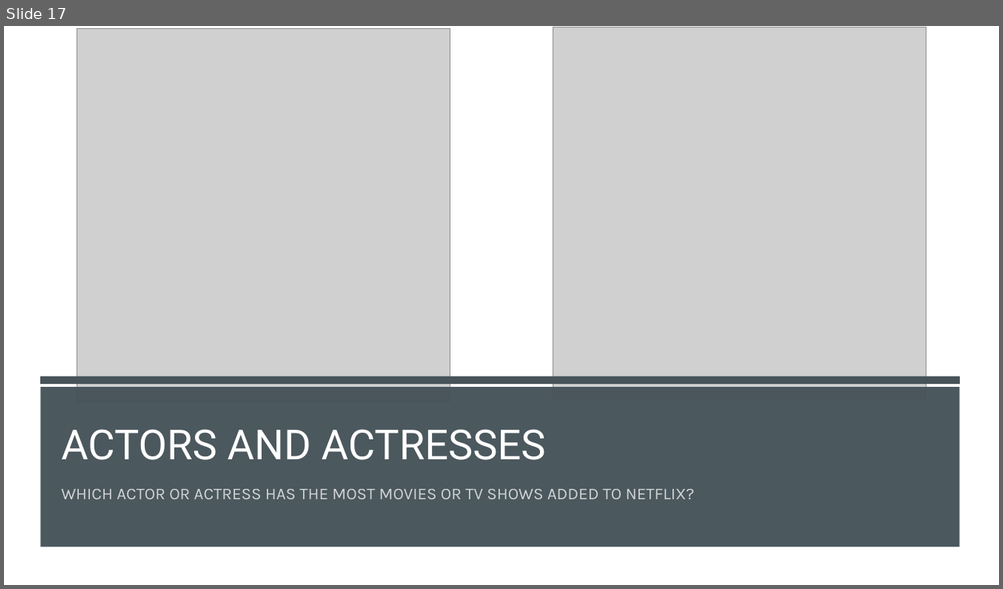
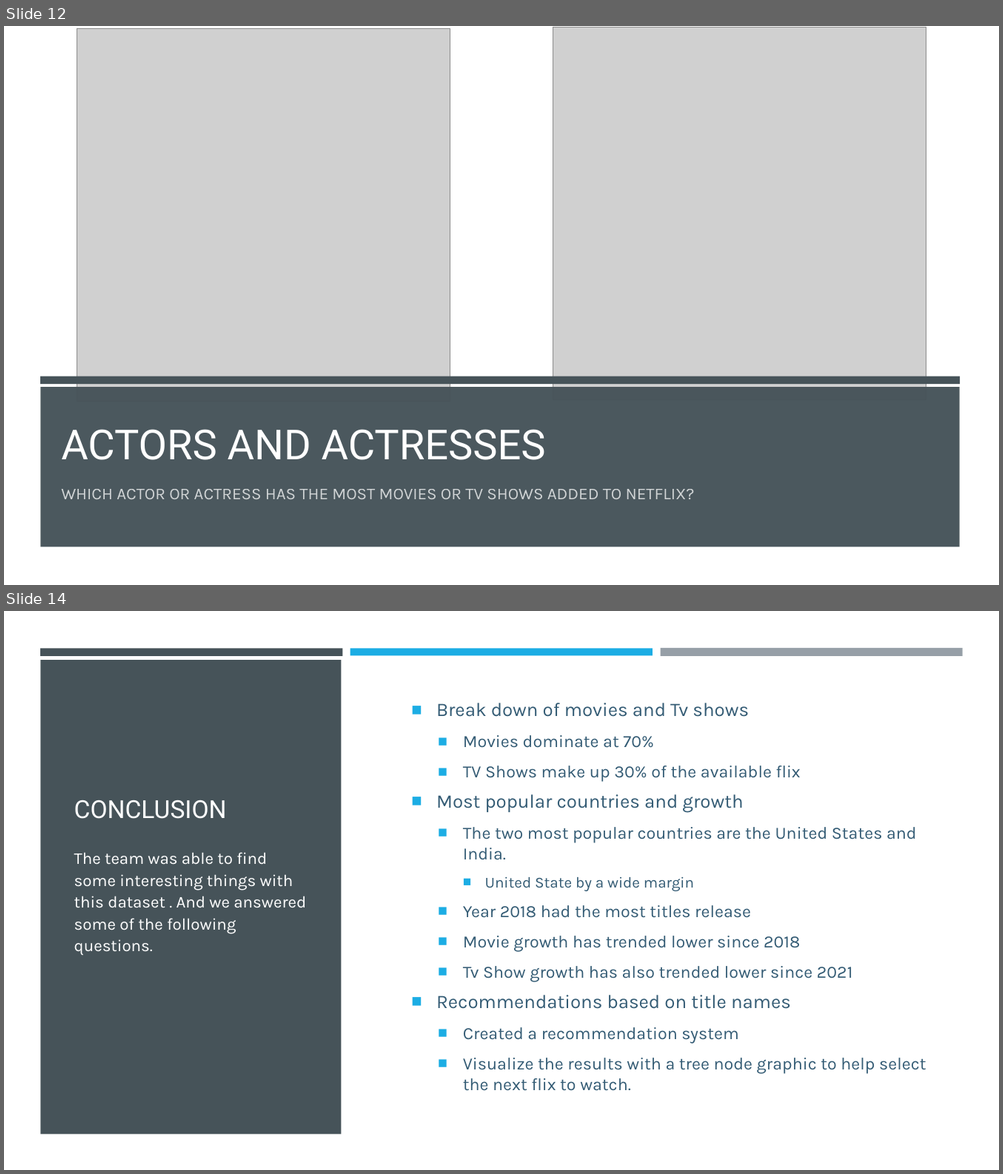
Before and after one commit to a-stockwell/CIDM6312-Project, a slide deck: review_of_netflix_movies_and_tv_shows.pptx. Shown one above the other, each under a label of ours: slide 17 before the commit, slides 12 and 14 after it; the slides between them are not shown. The pictures are 1003x589 and 1003x1174 pixels, drawn with LibreOffice and Linux fonts; fonts in the diff are those of the drawing; grey boxes stand for pictures. Boxes give left, top, right and bottom in pixels: in the first picture for what was removed or moved away, otherwise in the second. Text is boxed around its words. In the diff, an @@ line names an element or a change of style, - is before the commit and + after.

```diff
--- a/review_of_netflix_movies_and_tv_shows.pptx
+++ b/review_of_netflix_movies_and_tv_shows.pptx
@@ slide 14 added at [4, 611, 999, 1170], background #FFFFFF @@
@@ rectangle added at [40, 648, 343, 655], fill #465359 @@
@@ rectangle added at [350, 648, 652, 655], fill #1CADE4 @@
@@ rectangle added at [660, 648, 962, 657], fill #969FA7 @@
@@ rectangle added at [40, 661, 341, 1135], fill #465359 @@
@@ text added at [436, 703, 926, 1091], 16.6 pt, text #335B74 @@
+■ Break down of movies and Tv shows
+  ■ Movies dominate at 70%
+  ■ TV Shows make up 30% of the available flix
+■ Most popular countries and growth
+  ■ The two most popular countries are the United States and India.
+    ■ United State by a wide margin
+  ■ Year 2018 had the most titles release
+  ■ Movie growth has trended lower since 2018
+  ■ Tv Show growth has also trended lower since 2021
+■ Recommendations based on title names
+  ■ Created a recommendation system
+  ■ Visualize the results with a tree node graphic to help select the next flix to watch.
@@ title added at [74, 800, 227, 819], 24 pt, text #FFFFFF @@
+CONCLUSION
@@ text added at [74, 852, 306, 955], 16 pt, text #FFFFFF @@
+The team was able to find some interesting things with this dataset . And we answered some of the following questions.
@@ what was slide 17 is now slide 12 @@
```
Also in this commit, not shown: 2 slides changed, 1 other slide added, 6 slides removed.
